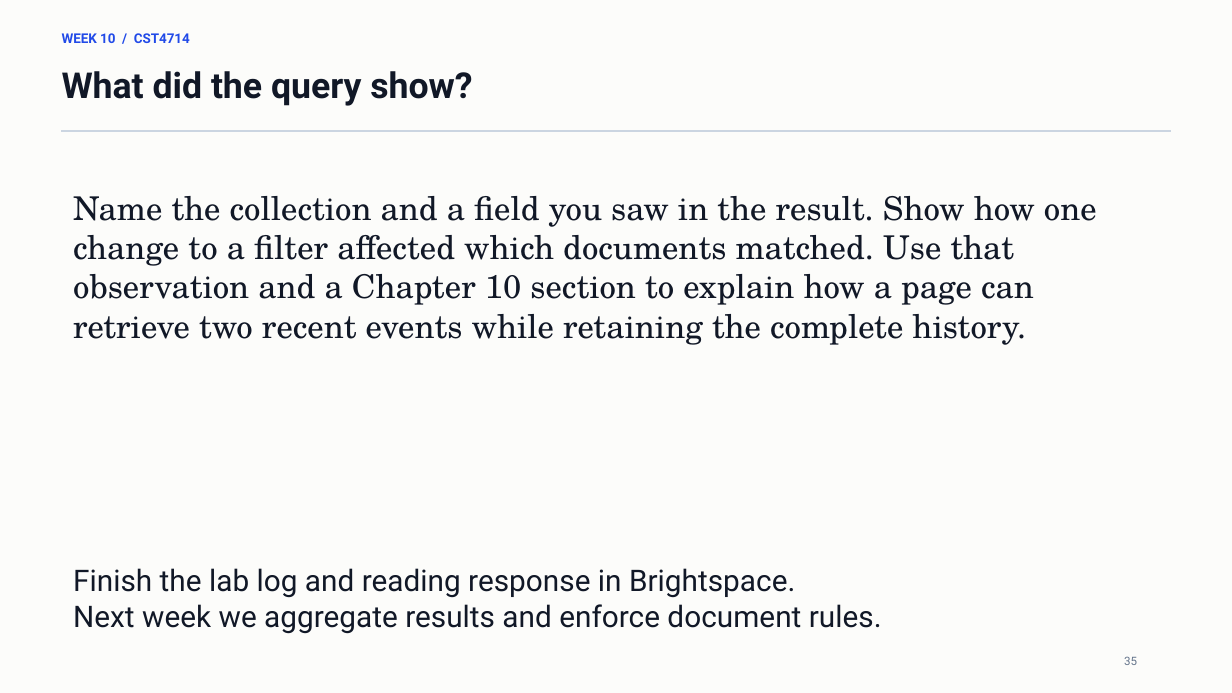
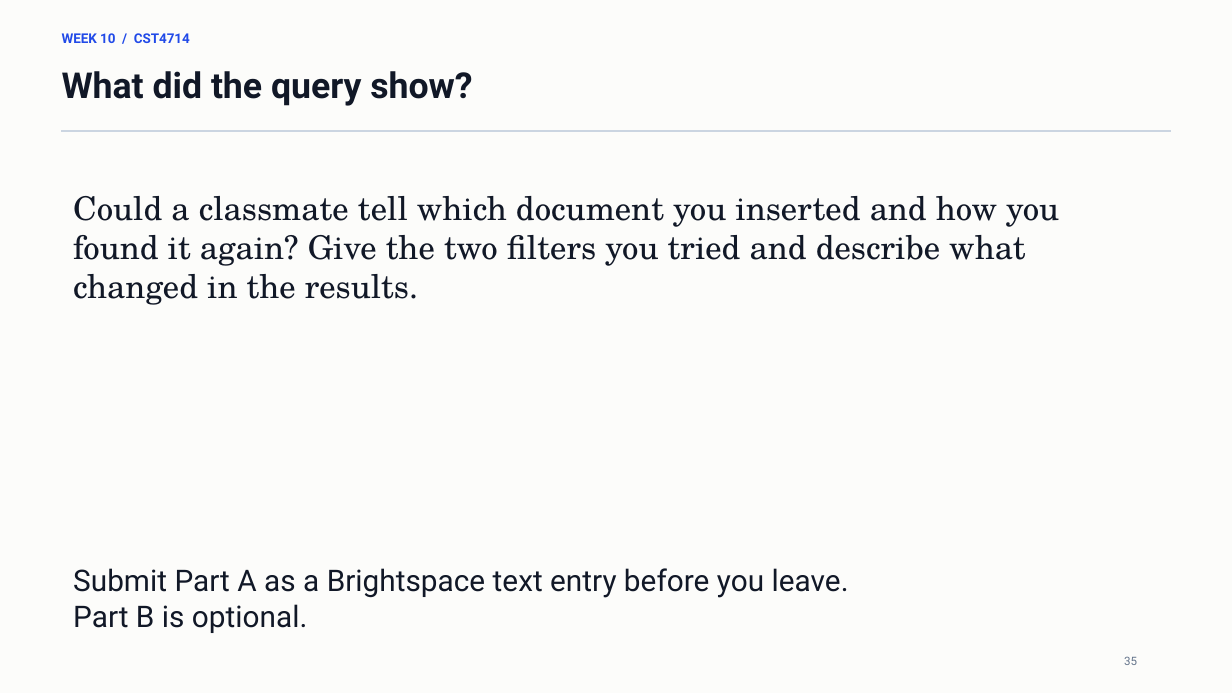
Before and after one commit to lolusername/CST4714_DB_admin, a slide deck: slide 35 of week_10/week_10_mql_document_modeling.pptx. Drawn at 1232x693 pixels with LibreOffice and Linux fonts; fonts in the diff are those of the drawing. Boxes give left, top, right and bottom in pixels: in the first picture for what was removed or moved away, otherwise in the second. Text is boxed around its words. In the diff, an @@ line names an element or a change of style, - is before the commit and + after.

Commit message:
Make the Week 10 Day 2 reading response optional

```diff
--- a/week_10/week_10_mql_document_modeling.pptx
+++ b/week_10/week_10_mql_document_modeling.pptx
@@ text at bbox=[73, 196, 1059, 305]: text changed @@
-Name the collection and a field you saw in the result. Show how one change to a filter affected which documents matched. Use that observation and a Chapter 10 section to explain how a page can retrieve two recent events while retaining the complete history.
+Could a classmate tell which document you inserted and how you found it again? Give the two filters you tried and describe what changed in the results.
@@ text at bbox=[73, 568, 849, 633]: text changed @@
-Finish the lab log and reading response in Brightspace.
-Next week we aggregate results and enforce document rules.
+Submit Part A as a Brightspace text entry before you leave.
+Part B is optional.
```
Also in this commit, not shown: 1 other slide changed, 9 other files.
